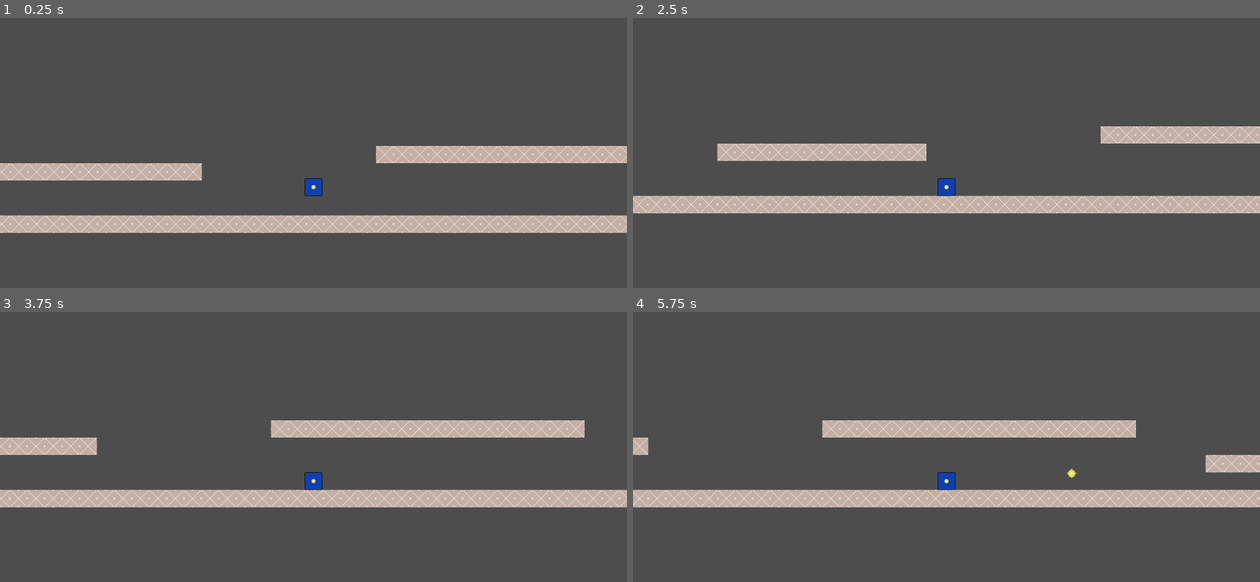
Above: before the commit, frames 1-4 (two rows, left to right).
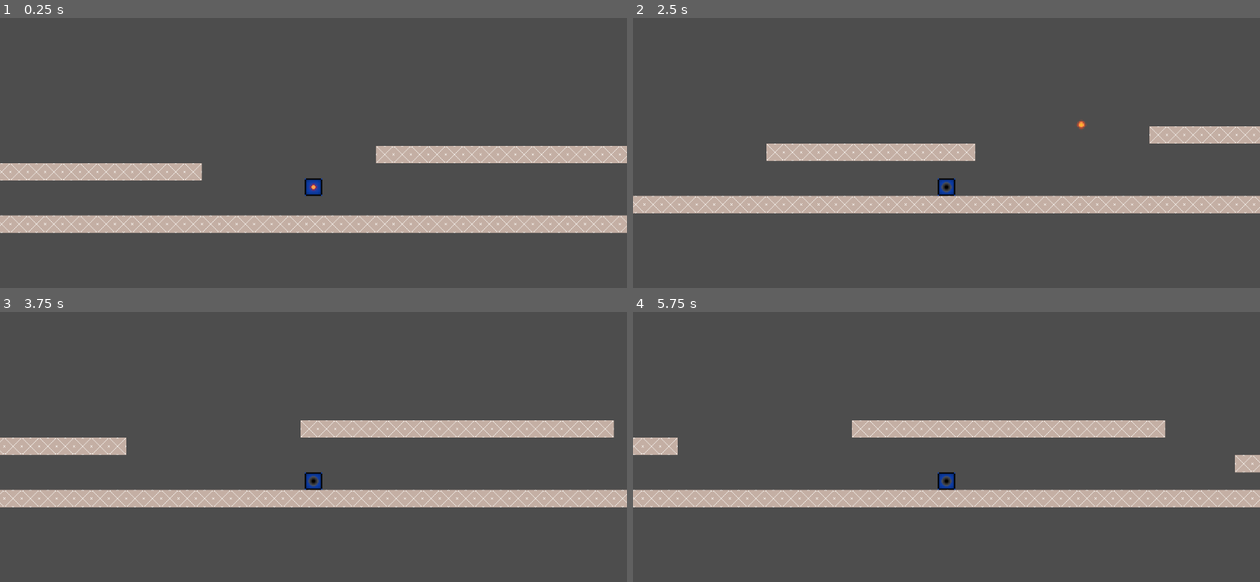
Above: after the commit, the same moments.

Repository: Clothwest/out_of_blocks
Game: Godot game, scene res://world/world.tscn
Same seed, same stepped clock (60 frames per second), same inputs: the game is played once before the commit and once after it.
Inputs (mouse positions are in pixels of both pictures, inside the frame that each line leads up to):
- Up to frame 1 (0.25 s): no input
- Up to frame 2 (2.5 s): move the mouse to (1084, 169) at 0.52 s; hold Q (recall_default, bound only after the commit) 0.53-1.28 s; hold D (move_right) 0.53-2.03 s; click (1084, 169) at 0.6 s; tap Space (jump) at 0.77, 1.52 s; move the mouse to (821, 204) at 1.27 s; tap Q (recall_default, bound only after the commit) at 1.35 s; tap E (recall_navigation, bound only after the commit) at 1.55 s; move the mouse to (1009, 109) at 2.02 s; hold A (move_left) from 2.03 s (still down); hold E (recall_navigation, bound only after the commit) from 2.03 s (still down); click (1009, 109) at 2.3 s
- Up to frame 3 (3.75 s): move the mouse to (282, 552) at 2.77 s; release A (move_left) at 2.78 s; release E (recall_navigation, bound only after the commit) at 2.78 s; hold D (move_right) from 2.78 s (still down); tap Shift (dash) at 2.85 s; tap Space (jump) at 3.02 s; tap Q (recall_default, bound only after the commit) at 3.05 s; move the mouse to (501, 533) at 3.52 s; hold E (recall_navigation, bound only after the commit) from 3.53 s (still down); click (501, 533) at 3.6 s
- Up to frame 4 (5.75 s): tap Space (jump) at 3.77, 4.52 s; move the mouse to (758, 428) at 4.27 s; release D (move_right) at 4.28 s; release E (recall_navigation, bound only after the commit) at 4.28 s; hold A (move_left) 4.28-5.03 s; tap Q (recall_default, bound only after the commit) at 4.35, 5.3 s; click (758, 428) at 4.55 s; move the mouse to (977, 482) at 5.02 s; hold D (move_right) from 5.03 s (still down); hold E (recall_navigation, bound only after the commit) from 5.03 s (still down)

The runs differ from the first frame. In frame 1, 0.1% of the frame differs, in the area x 48-52%, y 59-66%; in frame 2, 3.6%, in the area x 0-100%, y 38-73%; in frame 3, 3.2%; in frame 4, 3.5%.

Commit message:
realize default recall and updated some assets

Diff:
--- a/ball/ball.gd
+++ b/ball/ball.gd
@@ -4,8 +4,12 @@
 
 @export var pickup_box: Area2D
 
+# recall
+var is_being_recalled: bool
+
+# velocity
 var initial_velocity: Vector2 = Vector2(0.0, -300.0)
-
+@export var recall_speed: float = 400.0
 var movement_velocity: Vector2:
 	set(v):
 		physics.velocity = v
@@ -16,6 +20,10 @@
 	initial_velocity = vel
 
 func _ready() -> void:
+	# signal
+	pickup_box.body_entered.connect(_on_pickup_box_body_entered)
+
+	is_being_recalled = false
 	movement_velocity = initial_velocity
 
 	physics.init()
@@ -34,6 +42,16 @@
 		velocity = velocity.bounce(normal)
 		movement_velocity = velocity
 
+func default_recall_start(target: Player) -> void:
+	var target_direction: Vector2 = to_local(target.global_position).normalized()
+	movement_velocity = target_direction * recall_speed
+
+func navigation_recall_start(target: Player) -> void:
+	pass
+
+func recall_end() -> void:
+	pass
+
 func _on_pickup_box_body_entered(body: Node2D) -> void:
 	if body is Player:
 		body.ball_recalled = true
--- a/ball/ball.tscn
+++ b/ball/ball.tscn
@@ -1,7 +1,7 @@
 [gd_scene load_steps=6 format=3 uid="uid://chd7vxtjeq512"]
 
-[ext_resource type="Texture2D" uid="uid://cqlla636d7uh4" path="res://assets/ball.png" id="1_6plaf"]
 [ext_resource type="Script" uid="uid://dvh28qa1hgij1" path="res://ball/ball.gd" id="1_biv8x"]
+[ext_resource type="Texture2D" uid="uid://ce1yl7kfp6b7m" path="res://assets/box_and_ball.png" id="2_biv8x"]
 [ext_resource type="PackedScene" uid="uid://davhlj4j88tl4" path="res://physics/physics.tscn" id="2_pwunn"]
 
 [sub_resource type="CircleShape2D" id="CircleShape2D_6plaf"]
@@ -14,21 +14,24 @@
 collision_layer = 4
 script = ExtResource("1_biv8x")
 pickup_box = NodePath("PickupBox")
+recall_speed = 1000.0
 
 [node name="Sprite2D" type="Sprite2D" parent="."]
-scale = Vector2(2, 2)
-texture = ExtResource("1_6plaf")
+scale = Vector2(2.5, 2.5)
+texture = ExtResource("2_biv8x")
+region_enabled = true
+region_rect = Rect2(60, 4, 8, 8)
 
 [node name="CollisionShape2D" type="CollisionShape2D" parent="."]
+visible = false
 shape = SubResource("CircleShape2D_6plaf")
 
 [node name="Physics" parent="." instance=ExtResource("2_pwunn")]
 
 [node name="PickupBox" type="Area2D" parent="."]
+visible = false
 collision_layer = 0
 collision_mask = 2
 
 [node name="CollisionShape2D" type="CollisionShape2D" parent="PickupBox"]
 shape = SubResource("CircleShape2D_biv8x")
-
-[connection signal="body_entered" from="PickupBox" to="." method="_on_pickup_box_body_entered"]
--- a/player/player.gd
+++ b/player/player.gd
@@ -2,11 +2,13 @@
 
 const BALL = preload("res://ball/ball.tscn")
 
+enum Sprite { DEFAULT, WITHOUT_BALL }
+
 #region reference
-@onready var sprite_2d: Sprite2D = $Sprite2D
-@onready var collision_shape_2d: CollisionShape2D = $CollisionShape2D
+@onready var animated_sprite: AnimatedSprite2D = $AnimatedSprite2D
 @onready var physics: Physics = $Physics
 @onready var state_machine: PlayerStateMachine = $StateMachine
+@onready var throw: PlayerThrowState = %Throw
 
 #endregion
 
@@ -51,7 +53,7 @@
 @export var throw_recoil: float = 2000.0
 var can_throw: bool = true
 var ball_recalled: bool = true
-
+var is_throwing: bool = false
 
 # coyote jump
 @export var coyote_time: float = 0.1
@@ -79,16 +81,25 @@
 	state_machine.init(self)
 
 func update_animation() -> void:
-	if not is_externally_affected:
-		state_machine.update_animation()
-		return
+	animated_sprite.frame = Sprite.DEFAULT if ball_recalled else Sprite.WITHOUT_BALL
+	#state_machine.update_animation()
 
 func _process(delta: float) -> void:
 	state_machine.update(delta)
 
 func _physics_process(delta: float) -> void:
+	if not ball_recalled and throw.ball != null:
+		if Input.is_action_pressed("recall_default") and not is_throwing:
+			throw.ball.default_recall_start(self)
+		elif Input.is_action_pressed("recall_navigation") and not is_throwing:
+			throw.ball.navigation_recall_start(self)
+		else:
+			throw.ball.recall_end()
 	direction_x = Input.get_axis("move_left", "move_right")
 	state_machine.physics_update(delta)
+
+	# animation
+	update_animation()
 
 	# actually move
 	velocity = movement_velocity
--- a/player/player.tscn
+++ b/player/player.tscn
@@ -1,7 +1,7 @@
-[gd_scene load_steps=12 format=3 uid="uid://daspino52ubms"]
+[gd_scene load_steps=15 format=3 uid="uid://daspino52ubms"]
 
-[ext_resource type="Texture2D" uid="uid://dprre4ea1a63x" path="res://player/player.png" id="1_oul6g"]
 [ext_resource type="Script" uid="uid://b1qvojf3bd13w" path="res://player/player.gd" id="1_rkbax"]
+[ext_resource type="Texture2D" uid="uid://ce1yl7kfp6b7m" path="res://assets/box_and_ball.png" id="2_8t03j"]
 [ext_resource type="PackedScene" uid="uid://davhlj4j88tl4" path="res://physics/physics.tscn" id="3_8t03j"]
 [ext_resource type="Script" uid="uid://cnq8pnunjjgt8" path="res://player/state_machine/player_state_machine.gd" id="4_yw30f"]
 [ext_resource type="Script" uid="uid://b1dtik5wyyk77" path="res://player/state_machine/player_idle_state.gd" id="5_qjkh3"]
@@ -11,6 +11,28 @@
 [ext_resource type="Script" uid="uid://w3scmt343l8" path="res://player/state_machine/player_dash_state.gd" id="9_hg6s5"]
 [ext_resource type="Script" uid="uid://cc0r7biyvy5u8" path="res://player/state_machine/player_throw_state.gd" id="10_8t03j"]
 
+[sub_resource type="AtlasTexture" id="AtlasTexture_8t03j"]
+atlas = ExtResource("2_8t03j")
+region = Rect2(40, 4, 16, 16)
+
+[sub_resource type="AtlasTexture" id="AtlasTexture_2ieo8"]
+atlas = ExtResource("2_8t03j")
+region = Rect2(40, 24, 16, 16)
+
+[sub_resource type="SpriteFrames" id="SpriteFrames_ebec5"]
+animations = [{
+"frames": [{
+"duration": 1.0,
+"texture": SubResource("AtlasTexture_8t03j")
+}, {
+"duration": 1.0,
+"texture": SubResource("AtlasTexture_2ieo8")
+}],
+"loop": false,
+"name": &"default",
+"speed": 1.0
+}]
+
 [sub_resource type="RectangleShape2D" id="RectangleShape2D_g1dw6"]
 size = Vector2(32, 31)
 
@@ -18,10 +40,12 @@
 collision_layer = 2
 script = ExtResource("1_rkbax")
 
-[node name="Sprite2D" type="Sprite2D" parent="."]
-texture = ExtResource("1_oul6g")
+[node name="AnimatedSprite2D" type="AnimatedSprite2D" parent="."]
+scale = Vector2(2, 2)
+sprite_frames = SubResource("SpriteFrames_ebec5")
 
 [node name="CollisionShape2D" type="CollisionShape2D" parent="."]
+visible = false
 position = Vector2(0, 0.5)
 shape = SubResource("RectangleShape2D_g1dw6")
 
@@ -52,5 +76,6 @@
 state = 4
 
 [node name="Throw" type="Node" parent="StateMachine"]
+unique_name_in_owner = true
 script = ExtResource("10_8t03j")
 state = 5
--- a/player/state_machine/player_state_machine.gd
+++ b/player/state_machine/player_state_machine.gd
@@ -1,4 +1,6 @@
 class_name PlayerStateMachine extends Node
+
+signal state_changed(from: PlayerState.State, to: PlayerState.State)
 
 #enum State { NULL = -1, IDLE, MOVE, JUMP, FALL, DASH, THROW }
 
@@ -41,6 +43,7 @@
 		current_state.exit()
 	if to != null:
 		to.enter()
+		state_changed.emit(current_state.State, to.State)
 		current_state = to
 	if debug:
 		print(current_state.name)
--- a/player/state_machine/player_throw_state.gd
+++ b/player/state_machine/player_throw_state.gd
@@ -2,22 +2,25 @@
 
 enum CollisionMask { NULL = 0, BLOCK, PLAYER, BALL}
 
+# ball
+var ball: Ball
+
+# thorw
 var throw_time: float = 0.5
 var throw_timer: float
-var is_throwing: bool
 
 func enter() -> void:
 	# throw var
 	player.can_throw = false
 	player.ball_recalled = false
 	throw_timer = 0.0
-	is_throwing = true
+	player.is_throwing = true
 
 	# throw
 	throw()
 
 func physics_update(delta: float)  -> void:
-	if is_throwing:
+	if player.is_throwing:
 		# movememt
 		var impulse_factor: float = 0.1
 		var impulse: Vector2 = Vector2(-1 * player.movement_velocity * impulse_factor)
@@ -25,13 +28,13 @@
 
 		# throw
 		throw_timer = move_toward(throw_timer, throw_time, delta)
-		is_throwing = false if throw_timer >= throw_time else true
+		player.is_throwing = false if throw_timer >= throw_time else true
 	else:
 		transition()
 
 func throw() -> void:
 	# ball
-	var ball: Ball = player.BALL.instantiate()
+	ball = player.BALL.instantiate()
 	ball.pickup_box.set_collision_mask_value(CollisionMask.PLAYER, false)
 	var throw_direction: Vector2 = (player.get_local_mouse_position()).normalized()
 	var throw_velocity: Vector2 = throw_direction * player.throw_strength
--- a/project.godot
+++ b/project.godot
@@ -42,6 +42,17 @@
 "events": [Object(InputEventMouseButton,"resource_local_to_scene":false,"resource_name":"","device":-1,"window_id":0,"a …(258 unchanged characters)…
 ]
 }
+recall_default={
+"deadzone": 0.2,
+"events": [Object(InputEventKey,"resource_local_to_scene":false,"resource_name":"","device":-1,"window_id":0,"alt_pressed":false,"shift_pressed":false,"ctrl_pressed":false,"meta_pressed":false,"pressed":false,"keycode":0,"physical_keycode":81,"key_label":0,"unicode":113,"location":0,"echo":false,"script":null)
+, Object(InputEventMouseButton,"resource_local_to_scene":false,"resource_name":"","device":-1,"window_id":0,"alt_pressed":false,"shift_pressed":false,"ctrl_pressed":false,"meta_pressed":false,"button_mask":2,"position":Vector2(130, 18),"global_position":Vector2(139, 66),"factor":1.0,"button_index":2,"canceled":false,"pressed":true,"double_click":false,"script":null)
+]
+}
+recall_navigation={
+"deadzone": 0.2,
+"events": [Object(InputEventKey,"resource_local_to_scene":false,"resource_name":"","device":-1,"window_id":0,"alt_pressed":false,"shift_pressed":false,"ctrl_pressed":false,"meta_pressed":false,"pressed":false,"keycode":0,"physical_keycode":69,"key_label":0,"unicode":101,"location":0,"echo":false,"script":null)
+]
+}
 
 [layer_names]
 
--- /dev/null
+++ b/world/layers.gd
@@ -0,0 +1,16 @@
+class_name Layers extends Node2D
+
+@onready var blocks: TileMapLayer = $Blocks
+
+var a_star_grid: AStarGrid2D = AStarGrid2D.new()
+
+func _ready() -> void:
+	a_star_grid.region = blocks.get_used_rect()
+	a_star_grid.cell_size = blocks.tile_set.tile_size
+	a_star_grid.update()
+	update_ball_movable_area()
+
+func update_ball_movable_area() -> void:
+	for cell in blocks.get_used_cells():
+		a_star_grid.set_point_solid(cell)
+	a_star_grid.update()
--- /dev/null
+++ b/world/world.gd
@@ -0,0 +1,4 @@
+class_name World extends Node2D
+
+func _ready() -> void:
+	pass
--- a/world/world.tscn
+++ b/world/world.tscn
@@ -1,6 +1,8 @@
-[gd_scene load_steps=5 format=4 uid="uid://bwwfg1vhg0l01"]
+[gd_scene load_steps=7 format=4 uid="uid://bwwfg1vhg0l01"]
 
 [ext_resource type="Texture2D" uid="uid://c3kmrbd2eyfs6" path="res://assets/blocks.png" id="1_6xmxd"]
+[ext_resource type="Script" uid="uid://c32t5ae5l6qi7" path="res://world/layers.gd" id="1_4717r"]
+[ext_resource type="Script" uid="uid://bjmb2b74kyo85" path="res://world/world.gd" id="1_h5o24"]
 [ext_resource type="PackedScene" uid="uid://daspino52ubms" path="res://player/player.tscn" id="2_tcf2h"]
 
 [sub_resource type="TileSetAtlasSource" id="TileSetAtlasSource_tcf2h"]
@@ -16,8 +18,12 @@
 sources/0 = SubResource("TileSetAtlasSource_tcf2h")
 
 [node name="World" type="Node2D"]
+script = ExtResource("1_h5o24")
 
-[node name="TileMapLayer" type="TileMapLayer" parent="."]
+[node name="Layers" type="Node2D" parent="."]
+script = ExtResource("1_4717r")
+
+[node name="Blocks" type="TileMapLayer" parent="Layers"]
 tile_map_data = PackedByteArray("AAAAAP//AAAAAAAAAAABAP//AAAAAAAAAAACAP//AAAAAAAAAAADAP//AAAAAAAAAAAEAP//AAAAAAAAAAAFAP …(7616 unchanged characters)…
 tile_set = SubResource("TileSet_4717r")
 
Binary file removed: assets/ball.png
Binary file added: assets/box_and_ball.png
Not shown, changed: assets/box_and_ball.png.import
Binary file removed: player/player.png
Not shown, removed: player/player.png.import
Not shown, added: world/layers.gd.uid
Not shown, added: world/world.gd.uid
